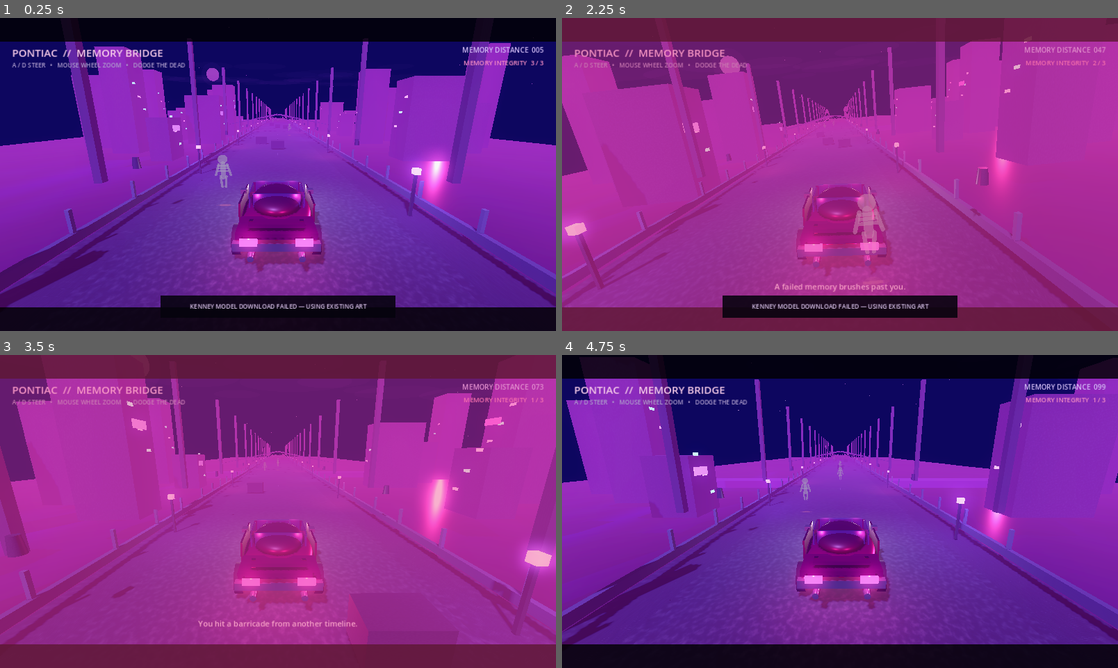
Above: before the commit, frames 1-4 (two rows, left to right).
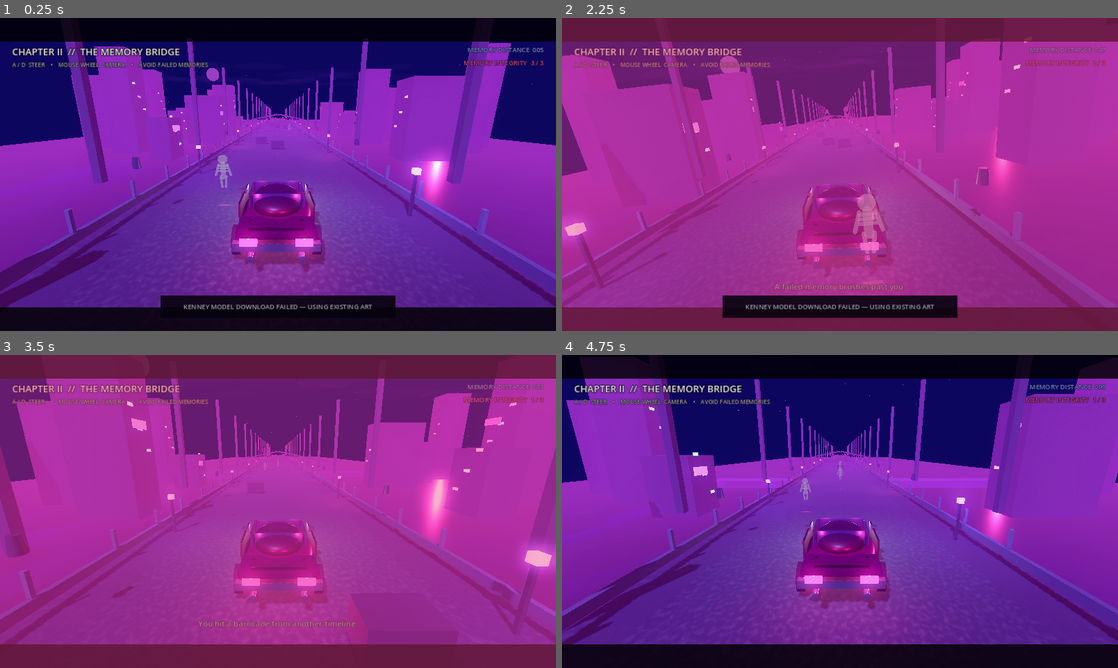
Above: after the commit, the same moments.

Repository: fuzeonspotify/outoftime
Game: Godot game, scene res://scenes/road_memory.tscn
Two runs of this game, one before a commit and one after it. Both use one fixed random seed, a clock stepped at 60 frames per second and the inputs below. This scene is started directly instead of the project's main scene.
Inputs (mouse positions are in pixels of both pictures, inside the frame that each line leads up to):
- Up to frame 1 (0.25 s): no input
- Up to frame 2 (2.25 s): move the mouse to (962, 158) at 0.52 s; hold D (move_right) 0.53-1.28 s; tap Shift at 0.6, 2.1 s; click (962, 158) at 0.67 s; tap Space at 0.77, 1.52 s; move the mouse to (728, 190) at 1.27 s; hold S 1.28-2.03 s; tap E at 1.35 s; move the mouse to (895, 105) at 2.02 s; hold D (move_right) from 2.03 s (still down)
- Up to frame 3 (3.5 s): move the mouse to (250, 574) at 2.77 s; release D (move_right) at 2.78 s; hold W from 2.78 s (still down); tap E at 2.85 s; click (250, 574) at 2.92 s; tap Space at 3.02 s
- Up to frame 4 (4.75 s): tap A (move_left) at 3.5 s; move the mouse to (1006, 558) at 3.52 s; release W at 3.53 s; hold A (move_left) from 3.53 s (still down); tap Shift at 3.6 s; tap Space at 3.77, 4.52 s; move the mouse to (673, 464) at 4.27 s; tap E at 4.35 s

The runs differ from the first frame. In frame 1, 2.1% of the frame differs, in the area x 2-98%, y 9-94%; in frame 2, 2.1%; in frame 3, 1.9%; in frame 4, 1.7%.
Error in both runs: Invalid assignment of property or key 'volume_linear' with value of type 'float' on a base object of type 'AudioStreamPlayer'. (res://scripts/audio/music_direc…

Commit message:
Attach release polish to memory bridge

Diff:
--- a/scenes/road_memory.tscn
+++ b/scenes/road_memory.tscn
@@ -6,7 +6,8 @@
 [ext_resource type="Script" path="res://scripts/models/world_model_upgrade.gd" id="4_models"]
 [ext_resource type="Script" path="res://scripts/models/model_alignment_fixes.gd" id="5_alignment"]
 [ext_resource type="Script" path="res://scripts/world/kenney_level_expansion.gd" id="6_kenney"]
-[ext_resource type="Script" path="res://scripts/world/road_to_void_copy_fix.gd" id="7_void_copy"]
+[ext_resource type="Script" path="res://scripts/world/road_release_polish.gd" id="7_release"]
+[ext_resource type="Script" path="res://scripts/ui/scene_ui_polish.gd" id="8_ui"]
 
 [node name="RoadMemory" type="Node3D"]
 script = ExtResource("1_road")
@@ -26,5 +27,8 @@
 [node name="KenneyLevelExpansion" type="Node" parent="."]
 script = ExtResource("6_kenney")
 
-[node name="RoadToVoidCopyFix" type="Node" parent="."]
-script = ExtResource("7_void_copy")
+[node name="RoadReleasePolish" type="Node" parent="."]
+script = ExtResource("7_release")
+
+[node name="SceneUIPolish" type="Node" parent="."]
+script = ExtResource("8_ui")
Not shown: 1 places in scenes/road_memory.tscn that only renumber resources
